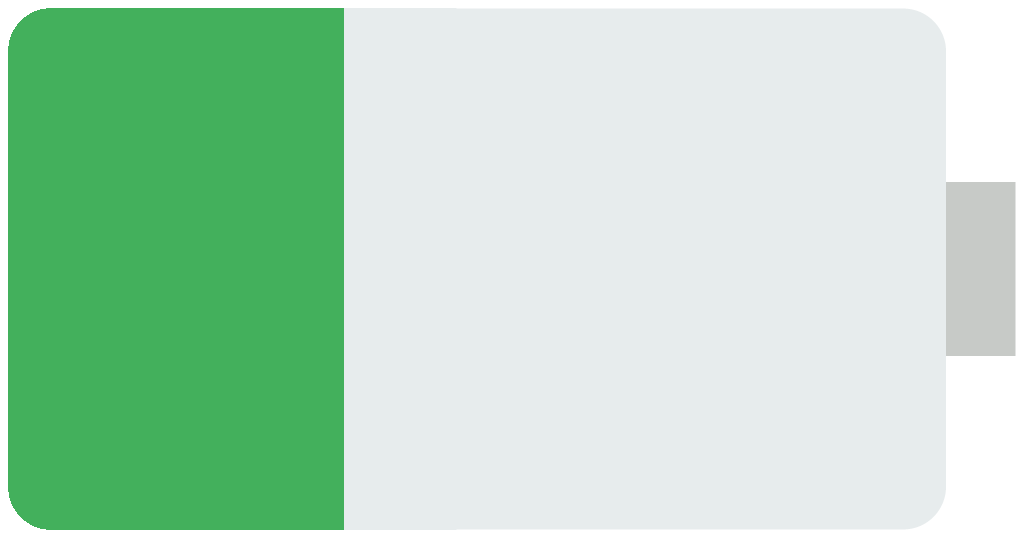
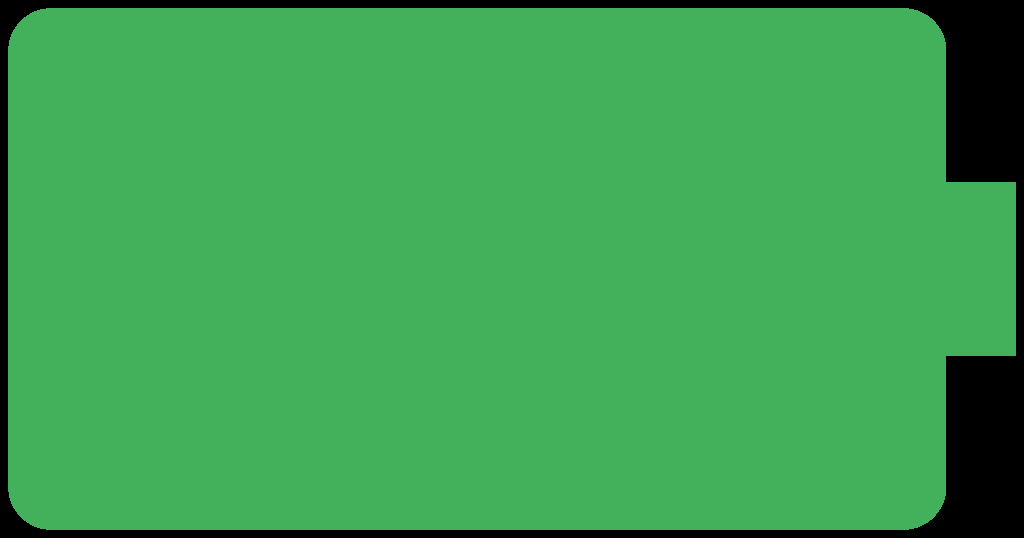
Before/after of a 1024x538 layered artwork. What changed in the layer stack:
renamed "0039" to "100", showed it over [8, 8, 1016, 530]
renamed "0038" to "88", showed it over [8, 8, 1016, 530]
renamed "0037" to "76", showed it over [8, 8, 1016, 530]
renamed "0036" to "64", showed it over [8, 8, 1016, 530]
renamed "0035" to "52", showed it over [8, 8, 1016, 530]
renamed "0034" to "40", showed it over [8, 8, 1016, 530]
renamed "0032" to "16", showed it over [8, 8, 1016, 530]
renamed "0031" to "4", showed it over [8, 8, 1016, 530]
added layer "background" above "Ref" over [0, 0, 1024, 538]
